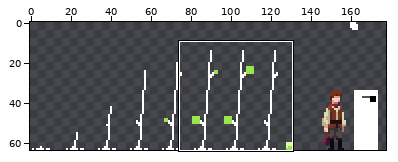
File history of a pixel-art file, art/plant.aseprite. Above: a wide view before the commit, with the close-up outlined.
Close-up. Old version:
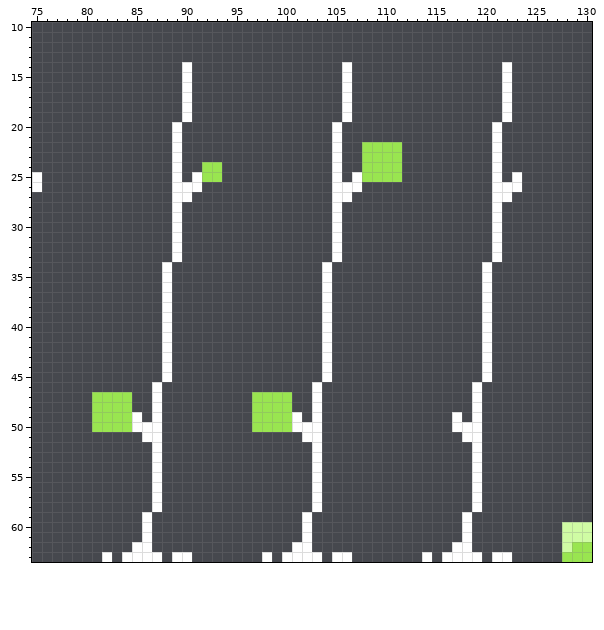
256x64 pixels, 1 frame. Shown: x 75..130, y 10..63. The wide view leaves out empty margins.
After the commit:
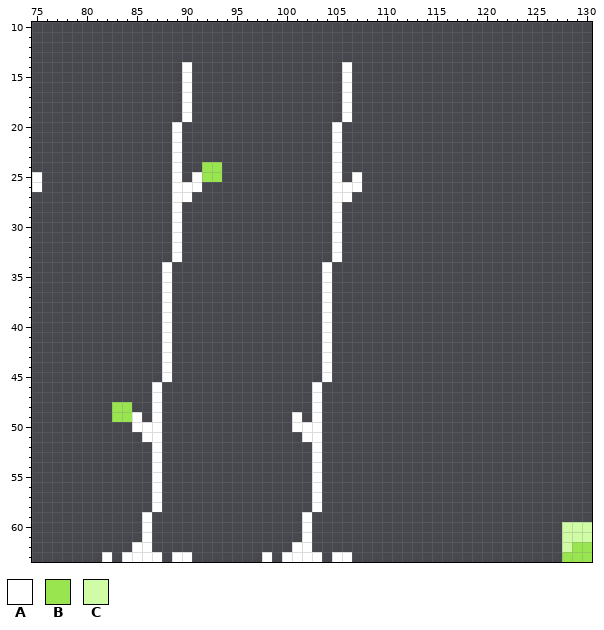
Palette (. is transparent): A #ffffff  B #99e550  C #cffca4
From the commit log: plant res spawning, entity physics dropping
Changes in this commit:
@@ x 75..130 @@
 13 ........................................................
-14 ...............A...............A...............A........
-15 ...............A...............A...............A........
-16 ...............A...............A...............A........
-17 ...............A...............A...............A........
-18 ...............A...............A...............A........
-19 ...............A...............A...............A........
-20 ..............A...............A...............A.........
-21 ..............A...............A...............A.........
-22 ..............A...............A..BBBB.........A.........
-23 ..............A...............A..BBBB.........A.........
-24 ..............A..BB...........A..BBBB.........A.........
-25 A.............A.ABB...........A.ABBBB.........A.A.......
-26 A.............AAA.............AAA.............AAA.......
-27 ..............AA..............AA..............AA........
-28 ..............A...............A...............A.........
-29 ..............A...............A...............A.........
-30 ..............A...............A...............A.........
-31 ..............A...............A...............A.........
-32 ..............A...............A...............A.........
-33 ..............A...............A...............A.........
-34 .............A...............A...............A..........
-35 .............A...............A...............A..........
-36 .............A...............A...............A..........
-37 .............A...............A...............A..........
-38 .............A...............A...............A..........
-39 .............A...............A...............A..........
-40 .............A...............A...............A..........
-41 .............A...............A...............A..........
-42 .............A...............A...............A..........
-43 .............A...............A...............A..........
-44 .............A...............A...............A..........
-45 .............A...............A...............A..........
-46 ............A...............A...............A...........
-47 ......BBBB..A.........BBBB..A...............A...........
-48 ......BBBB..A.........BBBB..A...............A...........
-49 ......BBBBA.A.........BBBBA.A.............A.A...........
-50 ......BBBBAAA.........BBBBAAA.............AAA...........
-51 ...........AA..............AA..............AA...........
-52 ............A...............A...............A...........
-53 ............A...............A...............A...........
-54 ............A...............A...............A...........
-55 ............A...............A...............A...........
-56 ............A...............A...............A...........
-57 ............A...............A...............A...........
-58 ............A...............A...............A...........
-59 ...........A...............A...............A............
-60 ...........A...............A...............A.........CCC
-61 ...........A...............A...............A.........CCC
-62 ..........AA..............AA..............AA.........CBB
-63 .......A.AAAA.AA.......A.AAAA.AA.......A.AAAA.AA.....BBB
+14 ...............A...............A........................
+15 ...............A...............A........................
+16 ...............A...............A........................
+17 ...............A...............A........................
+18 ...............A...............A........................
+19 ...............A...............A........................
+20 ..............A...............A.........................
+21 ..............A...............A.........................
+22 ..............A...............A.........................
+23 ..............A...............A.........................
+24 ..............A..BB...........A.........................
+25 A.............A.ABB...........A.A.......................
+26 A.............AAA.............AAA.......................
+27 ..............AA..............AA........................
+28 ..............A...............A.........................
+29 ..............A...............A.........................
+30 ..............A...............A.........................
+31 ..............A...............A.........................
+32 ..............A...............A.........................
+33 ..............A...............A.........................
+34 .............A...............A..........................
+35 .............A...............A..........................
+36 .............A...............A..........................
+37 .............A...............A..........................
+38 .............A...............A..........................
+39 .............A...............A..........................
+40 .............A...............A..........................
+41 .............A...............A..........................
+42 .............A...............A..........................
+43 .............A...............A..........................
+44 .............A...............A..........................
+45 .............A...............A..........................
+46 ............A...............A...........................
+47 ............A...............A...........................
+48 ........BB..A...............A...........................
+49 ........BBA.A.............A.A...........................
+50 ..........AAA.............AAA...........................
+51 ...........AA..............AA...........................
+52 ............A...............A...........................
+53 ............A...............A...........................
+54 ............A...............A...........................
+55 ............A...............A...........................
+56 ............A...............A...........................
+57 ............A...............A...........................
+58 ............A...............A...........................
+59 ...........A...............A............................
+60 ...........A...............A.........................CCC
+61 ...........A...............A.........................CCC
+62 ..........AA..............AA.........................CBB
+63 .......A.AAAA.AA.......A.AAAA.AA.....................BBB
